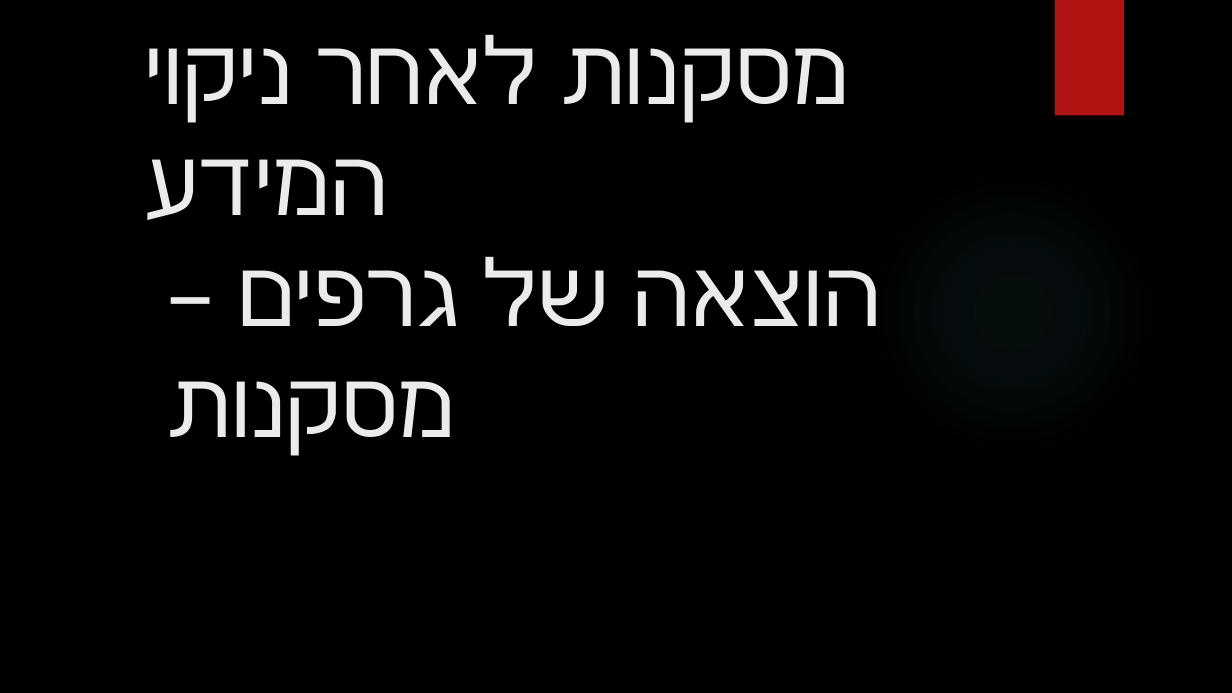
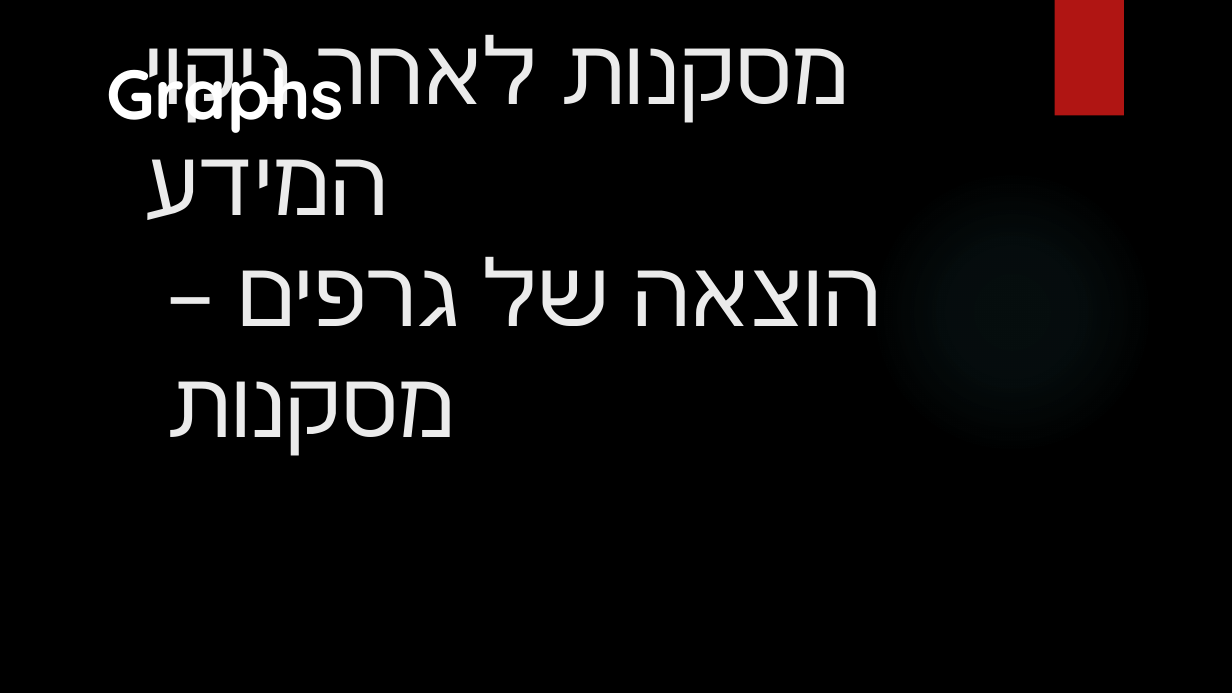
Before and after one commit to danprophet/dataScience, a slide deck: slide 8 of documents/Car Accidents Project.pptx. Drawn at 1232x693 pixels with LibreOffice and Linux fonts; fonts in the diff are those of the drawing; background and template pictures are left out. Boxes give left, top, right and bottom in pixels: in the first picture for what was removed or moved away, otherwise in the second. Text is boxed around its words. In the diff, an @@ line names an element or a change of style, - is before the commit and + after.

```diff
--- a/documents/Car Accidents Project.pptx
+++ b/documents/Car Accidents Project.pptx
@@ text added at [106, 48, 344, 133], 54 pt, text #FFFFFF, bold @@
+Graphs
```
Also in this commit, not shown: 2 other slides changed, 1 slide added, 1 slide removed, 16 other files.
